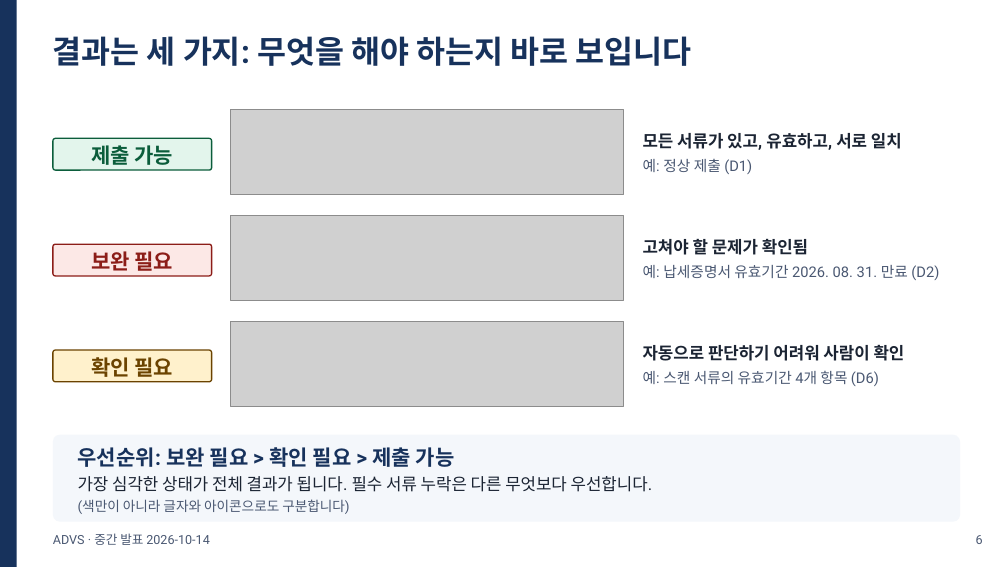
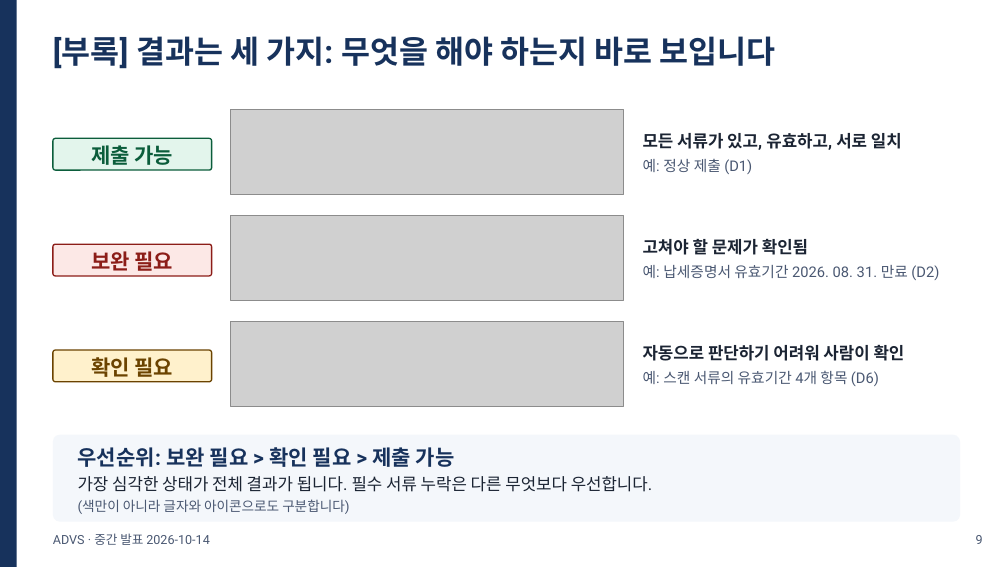
Before and after one commit to khabibro/ADVS, a slide deck: slide 9 of docs/midterm/ADVS_midterm.pptx (slide 6 before the commit). Drawn at 1008x567 pixels with LibreOffice and Linux fonts; fonts in the diff are those of the drawing; grey boxes stand for pictures. Boxes give left, top, right and bottom in pixels: in the first picture for what was removed or moved away, otherwise in the second. Text is boxed around its words. In the diff, an @@ line names an element or a change of style, - is before the commit and + after.

```diff
--- a/docs/midterm/ADVS_midterm.pptx
+++ b/docs/midterm/ADVS_midterm.pptx
@@ text at (x1=53, y1=36, x2=775, y2=69): text changed @@
-결과는 세 가지: 무엇을 해야 하는지 바로 보입니다
+[부록] 결과는 세 가지: 무엇을 해야 하는지 바로 보입니다
@@ text at (x1=976, y1=535, x2=983, y2=544): text changed @@
-6
+9
```
Also in this commit, not shown: 8 other slides changed, 9 slides added, 5 slides removed, 4 other files.
